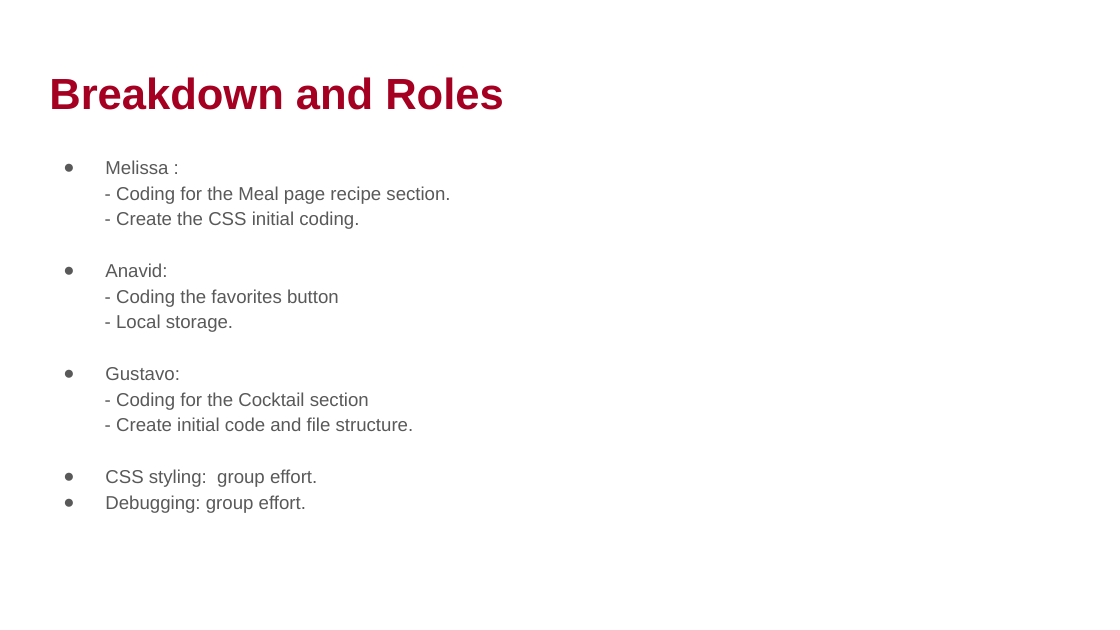
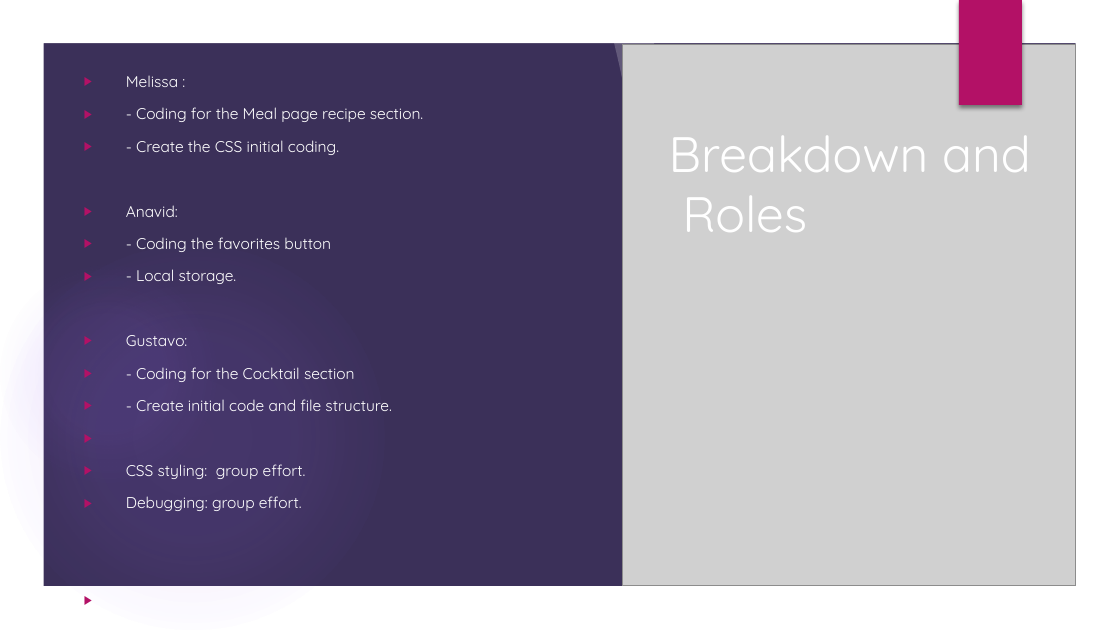
Before and after one commit to gmontano79/mealdecider, a slide deck: slide 6 of assets/documents/PROJECT 1 PRESENTATION.pptx. Drawn at 1120x630 pixels with LibreOffice and Linux fonts; fonts in the diff are those of the drawing; grey boxes stand for pictures; background and template pictures are left out. Boxes give left, top, right and bottom in pixels: in the first picture for what was removed or moved away, otherwise in the second. Text is boxed around its words. In the diff, an @@ line names an element or a change of style, - is before the commit and + after.

```diff
--- a/assets/documents/PROJECT 1 PRESENTATION.pptx
+++ b/assets/documents/PROJECT 1 PRESENTATION.pptx
@@ background #FFFFFF to picture (left out) @@
@@ group added at (0,0,1120,630): 4 ellipses, 1 freeform shape @@
@@ rectangle added at (0,0,1120,629), fill #3B3059 @@
@@ freeform shape added at (0,0,1120,629), fill #FFFFFF @@
@@ group added at (0,1,881,630): 4 ellipses @@
@@ rectangle added at (959,0,1021,105), fill #B31166 @@
@@ freeform shape added at (613,35,678,341), fill #FFFFFF at 20% opacity @@
@@ picture added at (623,44,1075,586) @@
@@ text "Melissa :": place and size @@
-text "Melissa :" at (105,160,450,513)
+text "Melissa :" at (126,107,423,511)
@@ text "Melissa :" at (126,107,423,511): size 12 to 10 pt, font Arial to Quicksand, text colour #595959 to #FFFFFF; bullet ● to ▶; line spacing 1.15 to 0.9; more space between paragraphs; bullet colour #595959 to #B31166; bullet none to ▶; vertical alignment top to middle @@
@@ title "Breakdown and Roles": place and size @@
-title "Breakdown and Roles" at (49,77,503,110)
+title "Breakdown and Roles" at (669,136,1031,232)
@@ title "Breakdown and Roles" at (669,136,1031,232): size 28 to 32 pt, font Arial to Quicksand, text colour #A50021 to #FFFFFF, bold off; vertical alignment top to middle @@
@@ ellipse added at (0,245,385,630), fill gradient #9B6BF2 @@
@@ ellipse added at (0,267,217,484), fill gradient #9B6BF2 @@
```
Also in this commit, not shown: 7 other slides changed, 1 slide added, 1 slide removed, 2 other files.
